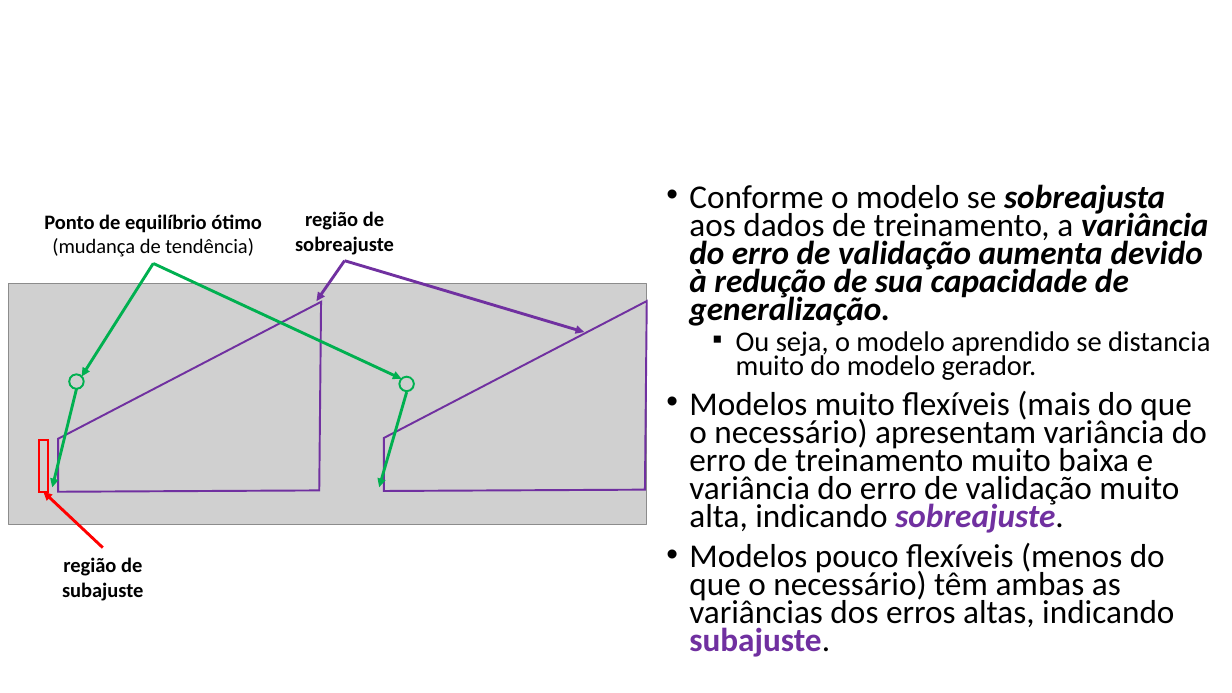
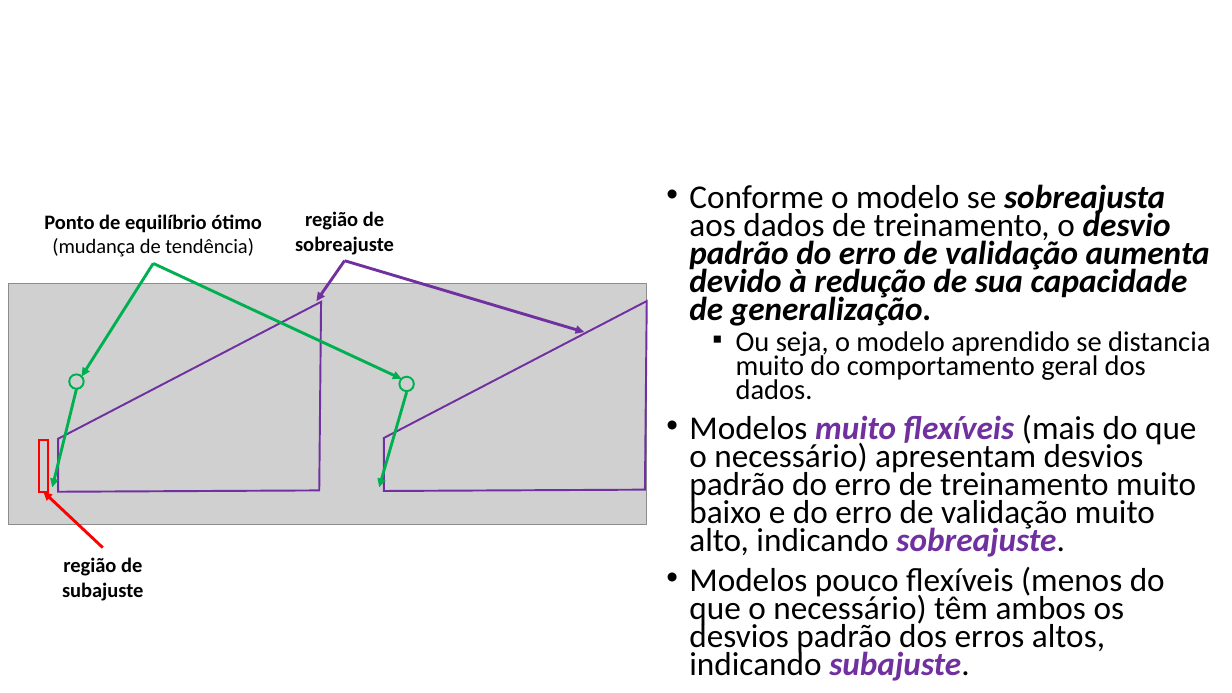
Before and after one commit to zz4fap/t319_aprendizado_de_maquina, a slide deck: slide 14 of slides/T319_Regressão_Linear (Parte V).pptx. Drawn at 1232x693 pixels with LibreOffice and Linux fonts; fonts in the diff are those of the drawing; grey boxes stand for pictures. Boxes give left, top, right and bottom in pixels: in the first picture for what was removed or moved away, otherwise in the second. Text is boxed around its words. In the diff, an @@ line names an element or a change of style, - is before the commit and + after.

Commit message:
update of slides

```diff
--- a/slides/T319_Regressão_Linear (Parte V).pptx
+++ b/slides/T319_Regressão_Linear (Parte V).pptx
@@ text at <box>689,184,1210,681</box>: text changed @@
-• Conforme o modelo se sobreajusta aos dados de treinamento, a variância do erro de validação aumenta devido à redução de sua capacidade de generalização.
-  ▪ Ou seja, o modelo aprendido se distancia muito do modelo gerador.
-• Modelos muito flexíveis (mais do que o necessário) apresentam variância do erro de treinamento muito baixa e variância do erro de validação muito alta, indicando sobreajuste.
-• Modelos pouco flexíveis (menos do que o necessário) têm ambas as variâncias dos erros altas, indicando subajuste.
+• Conforme o modelo se sobreajusta aos dados de treinamento, o desvio padrão do erro de validação aumenta devido à redução de sua capacidade de generalização.
+  ▪ Ou seja, o modelo aprendido se distancia muito do comportamento geral dos dados.
+• Modelos muito flexíveis (mais do que o necessário) apresentam desvios padrão do erro de treinamento muito baixo e do erro de validação muito alto, indicando sobreajuste.
+• Modelos pouco flexíveis (menos do que o necessário) têm ambos os desvios padrão dos erros altos, indicando subajuste.
```
Also in this commit, not shown: 2 other files.
